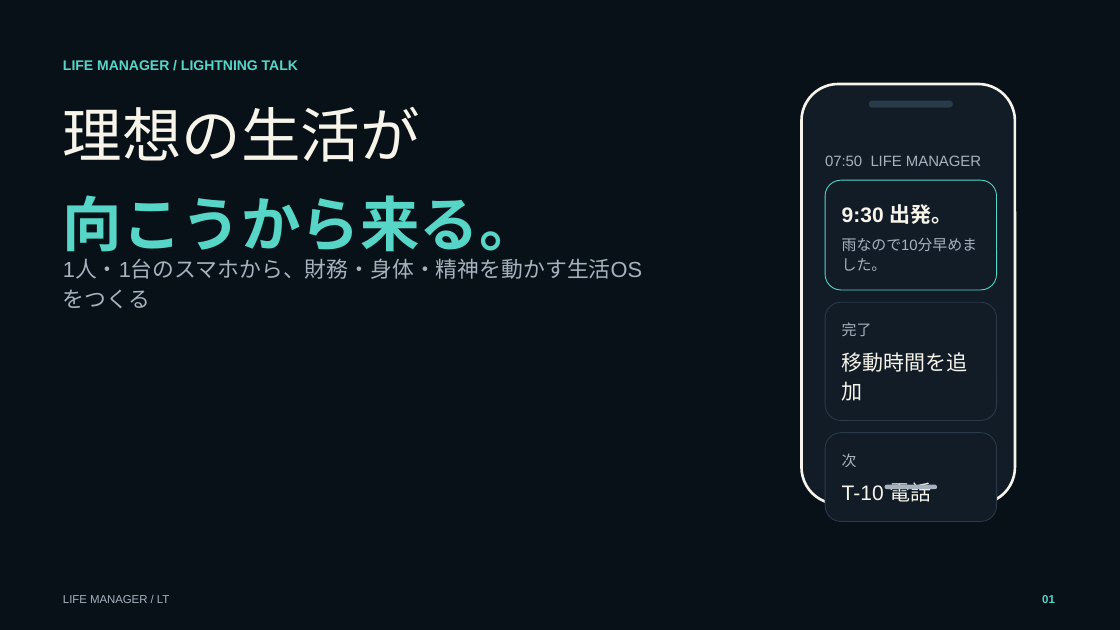
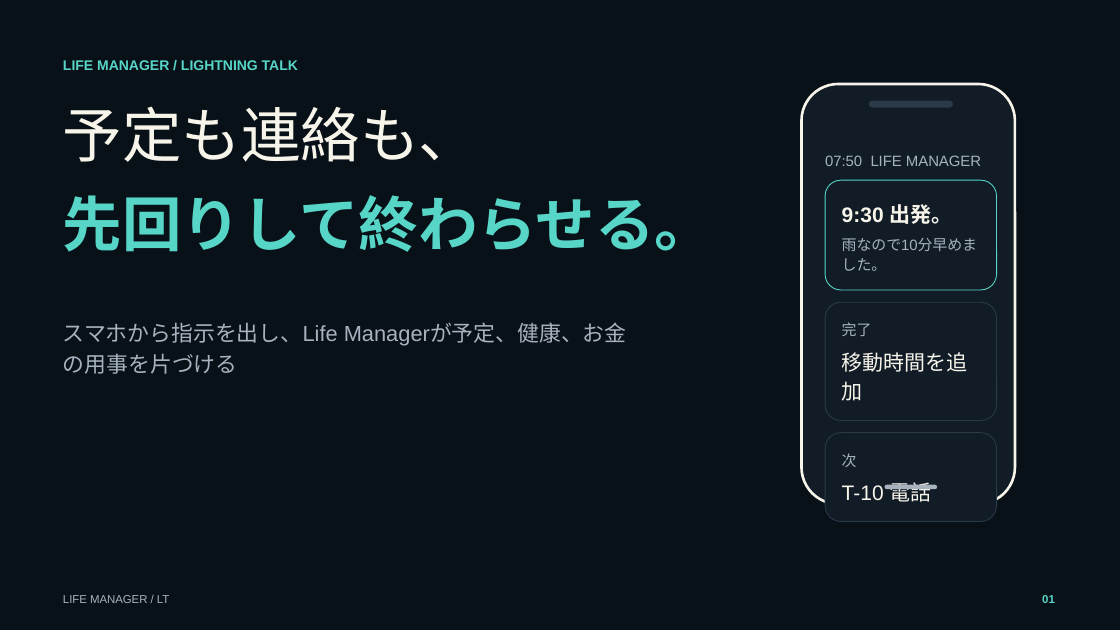
Before and after one commit to Daisuke134/anicca, a slide deck: slide 1 of docs/slides/life-manager-lt-2026-07-28/life-manager-lt-ja-2026-07-28.pptx. Drawn at 1120x630 pixels with LibreOffice and Linux fonts; fonts in the diff are those of the drawing. Boxes give left, top, right and bottom in pixels: in the first picture for what was removed or moved away, otherwise in the second. Text is boxed around its words. In the diff, an @@ line names an element or a change of style, - is before the commit and + after.

Commit message:
docs(slides): rewrite Life Manager deck in plain Japanese

```diff
--- a/docs/slides/life-manager-lt-2026-07-28/life-manager-lt-ja-2026-07-28.pptx
+++ b/docs/slides/life-manager-lt-2026-07-28/life-manager-lt-ja-2026-07-28.pptx
@@ text at bbox=[63, 106, 714, 252]: text changed @@
-理想の生活が
-向こうから来る。
+予定も連絡も、
+先回りして終わらせる。
@@ text at bbox=[63, 322, 627, 374]: text changed @@
-1人・1台のスマホから、財務・身体・精神を動かす生活OSをつくる
+スマホから指示を出し、Life Managerが予定、健康、お金の用事を片づける
```
Also in this commit, not shown: 11 other slides changed, 2 slides added, 2 slides removed, 18 other files.
